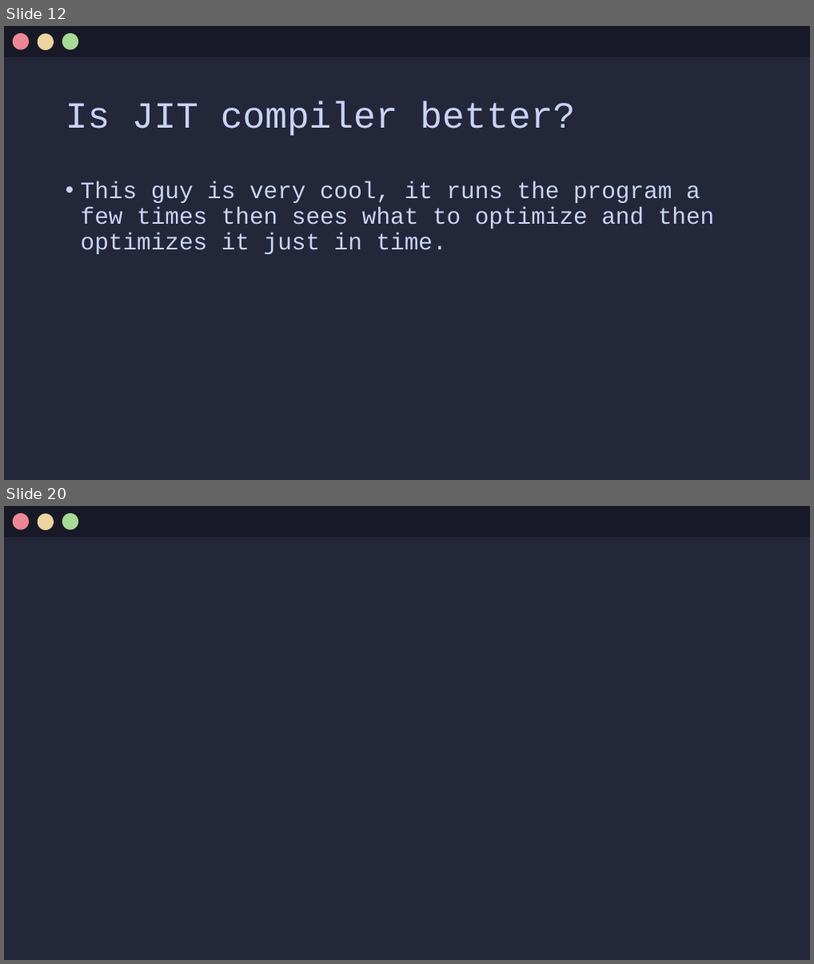
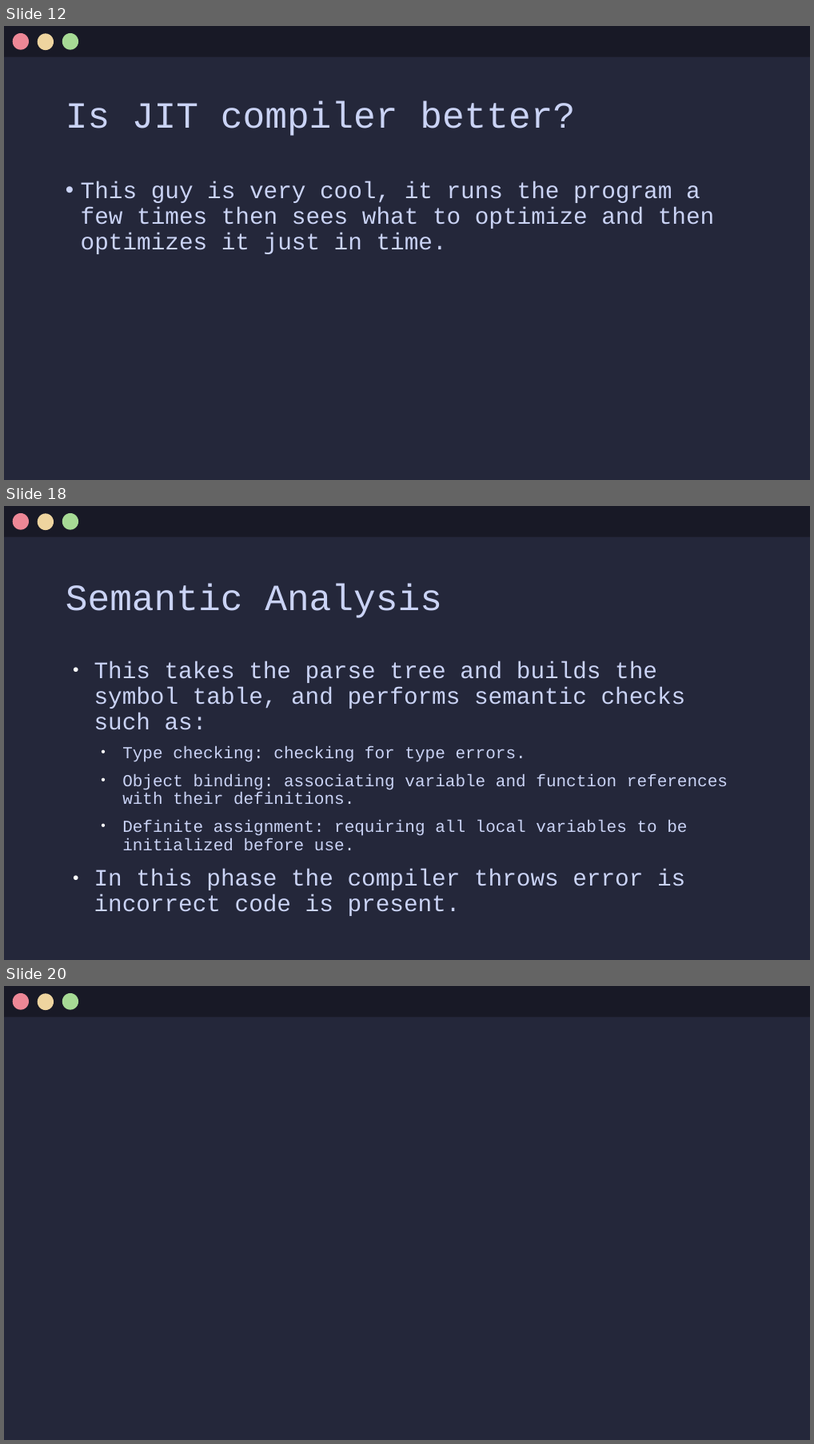
Before and after one commit to Jx-ls/custom-compiler, a slide deck: Compilers.odp. Shown one above the other, each under a label of ours: slides 12 and 20 before the commit, slides 12, 18 and 20 after it; the slides between them are not shown. The pictures are 814x964 and 814x1444 pixels, drawn with LibreOffice and Linux fonts; fonts in the diff are those of the drawing. Boxes give left, top, right and bottom in pixels: in the first picture for what was removed or moved away, otherwise in the second. Text is boxed around its words. In the diff, an @@ line names an element or a change of style, - is before the commit and + after.

Commit message:
added a deeper look at compiler front end

```diff
--- a/Compilers.odp
+++ b/Compilers.odp
@@ slide 18 added at [4, 506, 810, 960], background #24273A @@
@@ rectangle added at [4, 506, 810, 537], fill #181926 @@
@@ ellipse added at [13, 513, 29, 529], fill #ED8796 @@
@@ ellipse added at [38, 513, 54, 529], fill #EED49F @@
@@ ellipse added at [62, 513, 78, 529], fill #A6DA95 @@
@@ title added at [66, 584, 442, 618], 44 pt, text #CAD3F5 @@
+Semantic Analysis
@@ text added at [94, 661, 728, 916], 20 pt, text #CAD3F5 @@
+● This takes the parse tree and builds the symbol table, and performs semantic checks such as:
+  • Type checking: checking for type errors.
+  • Object binding: associating variable and function references with their definitions.
+  • Definite assignment: requiring all local variables to be initialized before use.
+● In this phase the compiler throws error is incorrect code is present.
```
Also in this commit, not shown: 3 slides changed, 5 other slides added, 9 slides removed.
